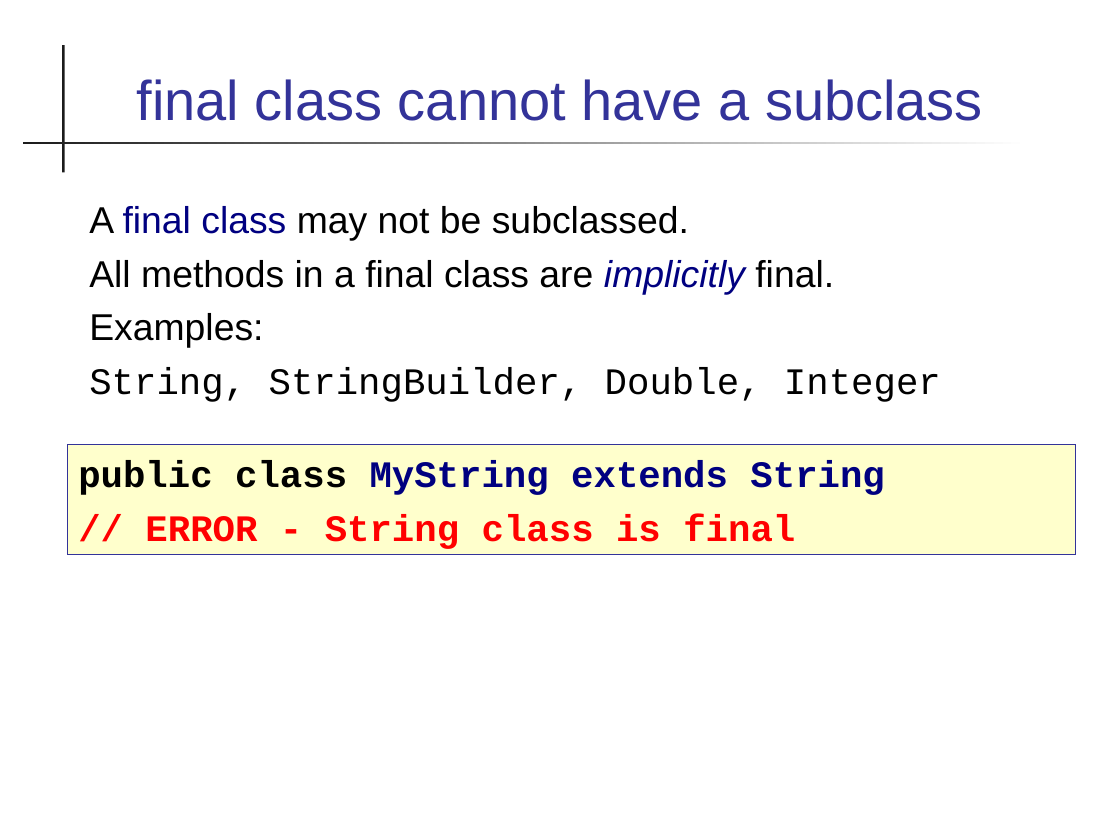
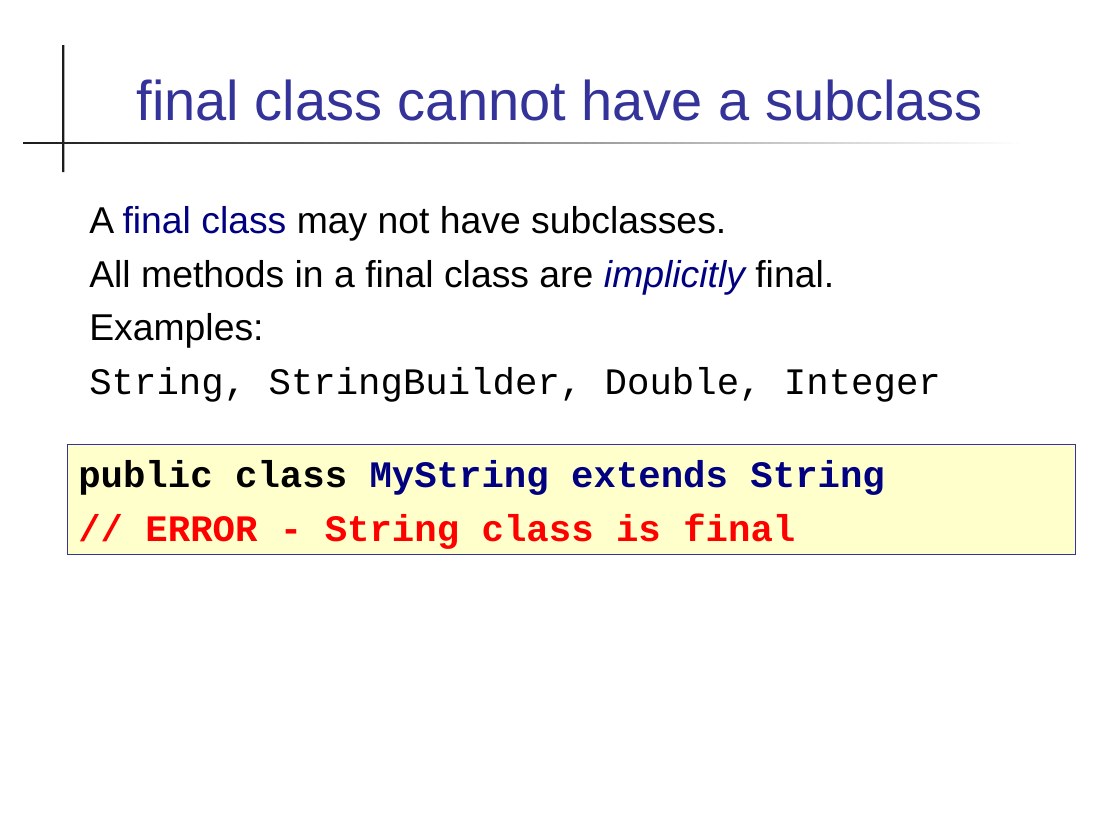
Before and after one commit to skeoop/skeoop.github.io, a slide deck: slide 11 of week5/Final-modifier.ppt. Drawn at 1120x840 pixels with LibreOffice and Linux fonts; fonts in the diff are those of the drawing. Boxes give left, top, right and bottom in pixels: in the first picture for what was removed or moved away, otherwise in the second. Text is boxed around its words. In the diff, an @@ line names an element or a change of style, - is before the commit and + after.

```diff
--- a/week5/Final-modifier.ppt
+++ b/week5/Final-modifier.ppt
@@ text at <box>89,206,726,241</box>: text changed @@
-A final class may not be subclassed.
+A final class may not have subclasses.
```
Also in this commit, not shown: 4 other slides changed, 6 other files.
